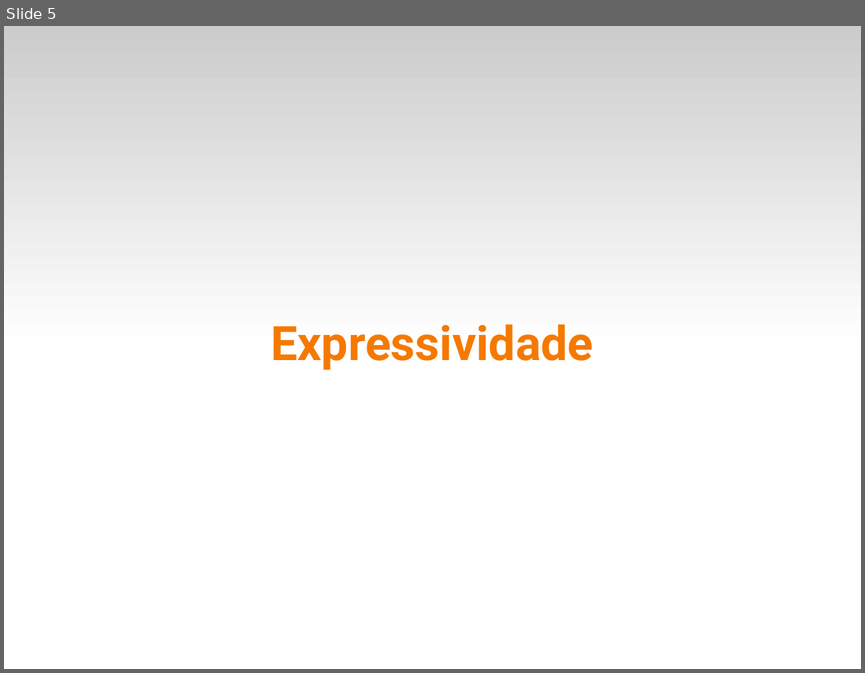
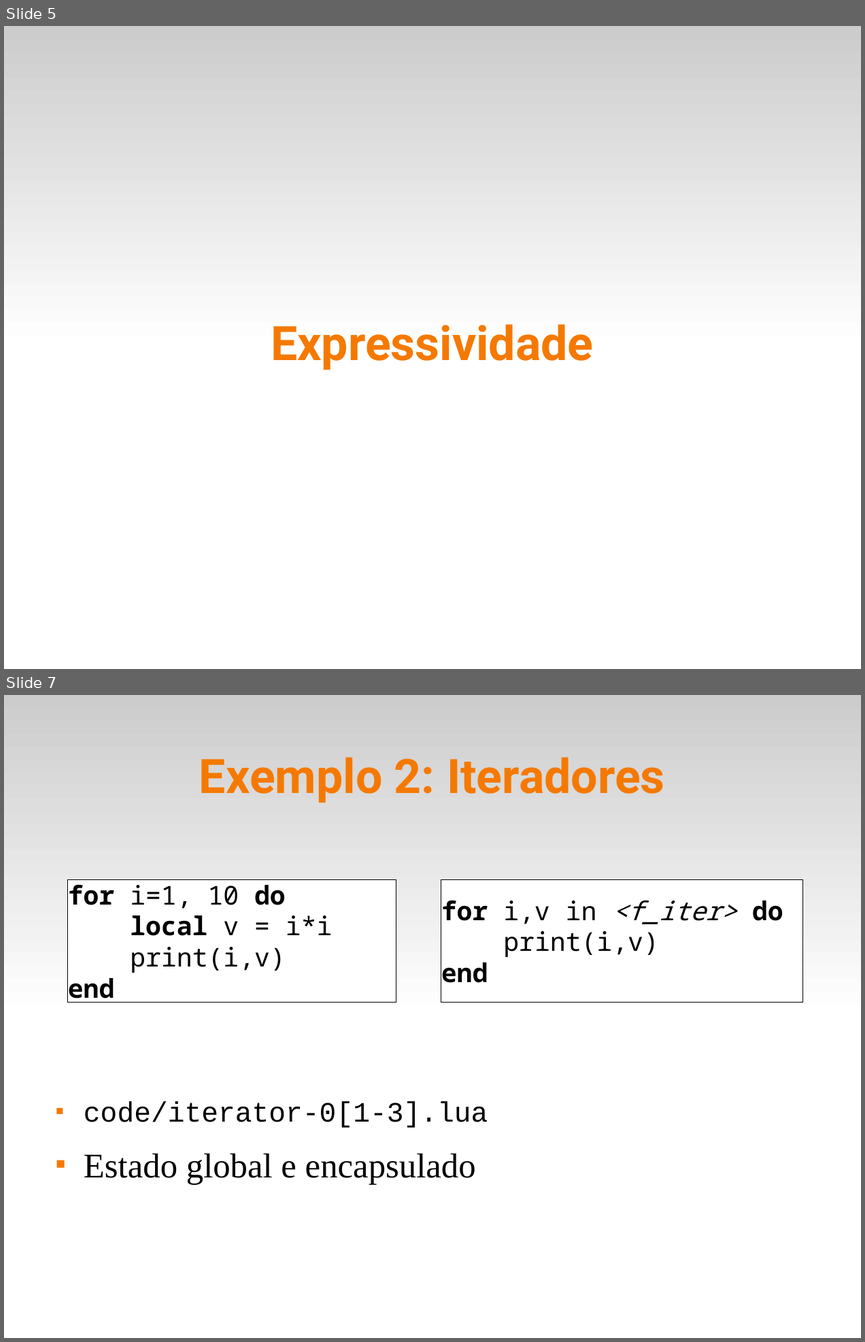
Before and after one commit to fsantanna-uerj/EDL, a slide deck: slides/lua.odp. Shown one above the other, each under a label of ours: slide 5 before the commit, slides 5 and 7 after it; the slides between them are not shown. The pictures are 865x673 and 865x1342 pixels, drawn with LibreOffice and Linux fonts; fonts in the diff are those of the drawing. Boxes give left, top, right and bottom in pixels: in the first picture for what was removed or moved away, otherwise in the second. Text is boxed around its words. In the diff, an @@ line names an element or a change of style, - is before the commit and + after.

```diff
--- a/slides/lua.odp
+++ b/slides/lua.odp
@@ slide 7 added at bbox=[4, 695, 861, 1338], background #FFFFFF; not listed: 1 template element that a slide beside it also shows @@
@@ title added at bbox=[199, 757, 665, 802], 44 pt, text #F57900, bold @@
+Exemplo 2: Iteradores
@@ rectangle added at bbox=[68, 880, 396, 1002], fill #FFFFFF, outline #000000 0 pt, 24 pt, text #000000 @@
+for i=1, 10 do
+local v = i*i
+print(i,v)
+end
@@ rectangle added at bbox=[441, 880, 802, 1002], fill #FFFFFF, outline #000000 0 pt, 24 pt, text #000000 @@
+for i,v in <f_iter> do
+print(i,v)
+end
@@ text added at bbox=[84, 1101, 487, 1184], 26 pt, text #000000 @@
+■ code/iterator-0[1-3].lua
+■ Estado global e encapsulado
```
Also in this commit, not shown: 4 other slides added, 5 other files.
